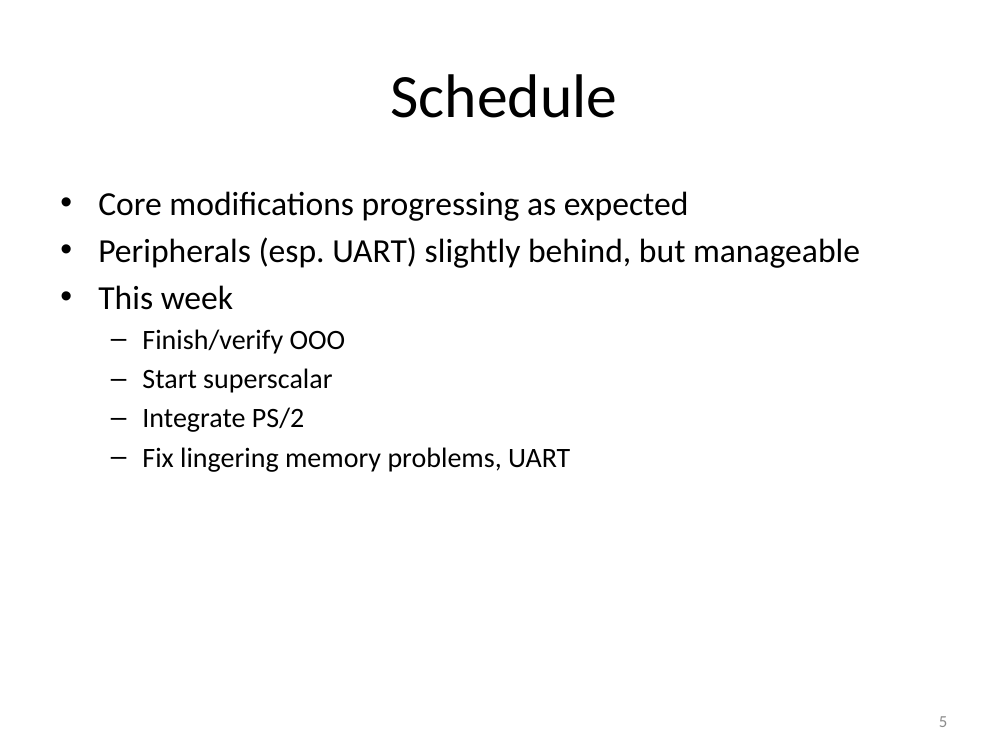
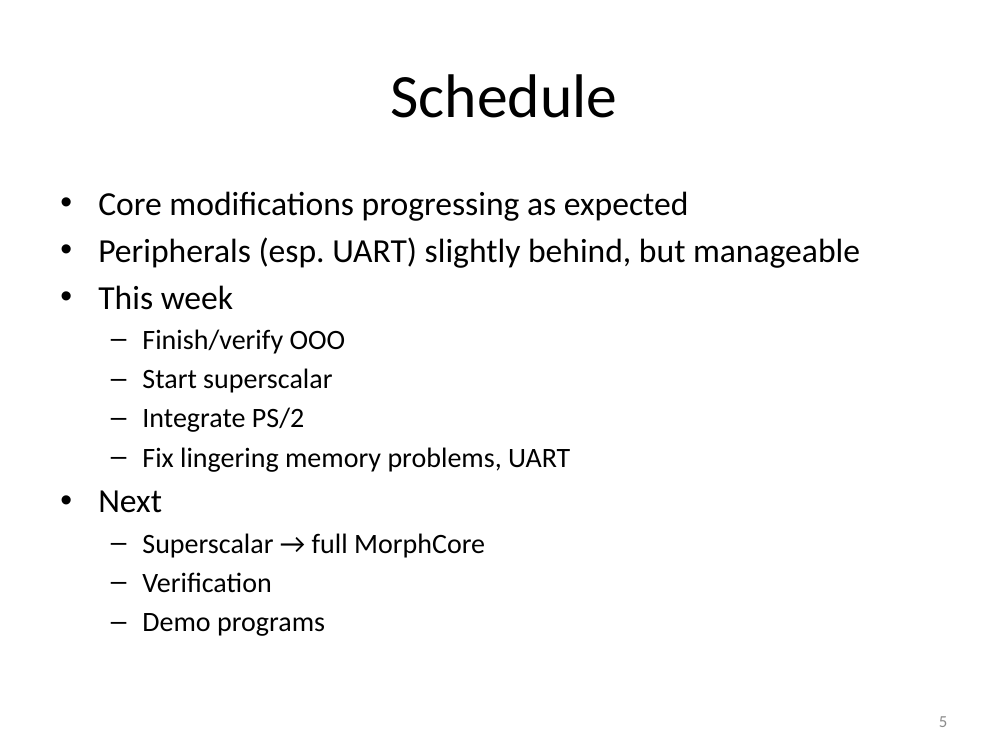
Before and after one commit to brianjac/545Project, a slide deck: slide 5 of StatusUpdatePresentation_20151102.pptx. Drawn at 1008x756 pixels with LibreOffice and Linux fonts; fonts in the diff are those of the drawing. Boxes give left, top, right and bottom in pixels: in the first picture for what was removed or moved away, otherwise in the second. Text is boxed around its words. In the diff, an @@ line names an element or a change of style, - is before the commit and + after.

Commit message:
Minor change to status update presentation for 11/2/2015

```diff
--- a/StatusUpdatePresentation_20151102.pptx
+++ b/StatusUpdatePresentation_20151102.pptx
@@ text at box(98, 490, 485, 636): paragraphs added @@
+• Next
+  – Superscalar → full MorphCore
+  – Verification
+  – Demo programs
```
